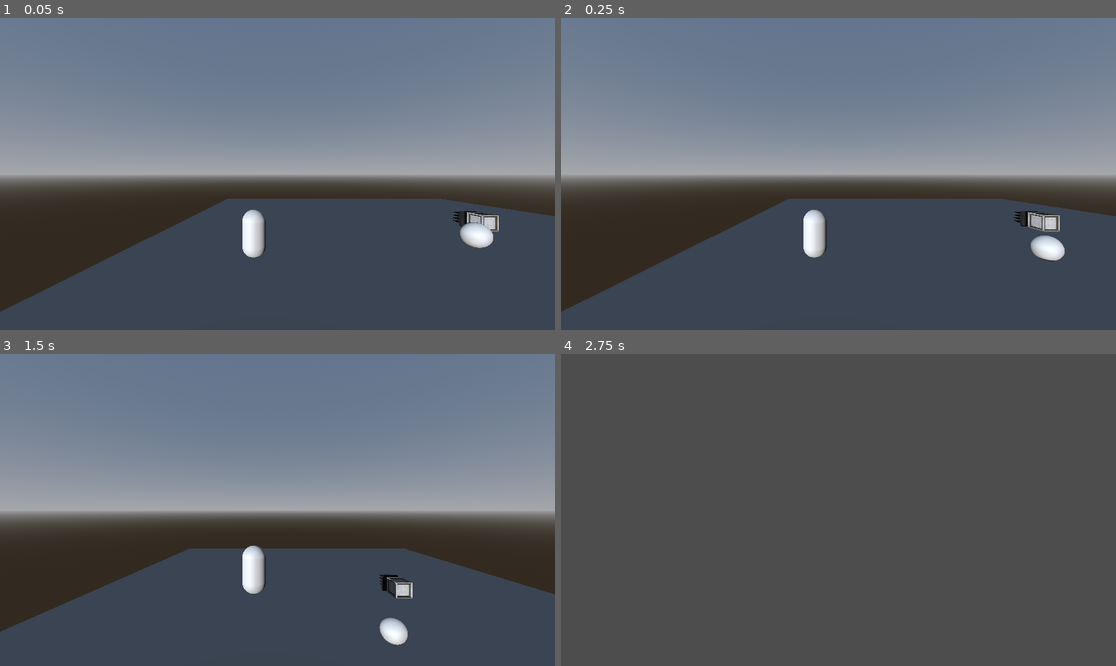
Above: before the commit, frames 1-4 (two rows, left to right).
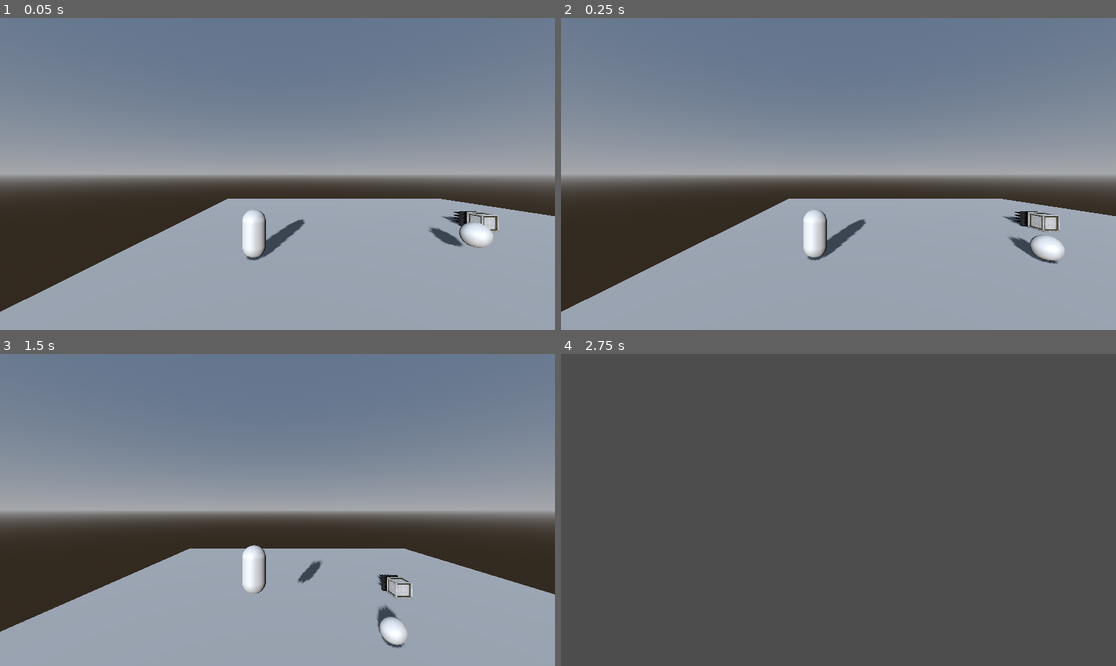
Above: after the commit, the same moments.

Repository: A-CheshireCat/the-switcher-iii
Game: Godot game, scene res://scenes/world.tscn
Two runs of this game, one before a commit and one after it. Both use one fixed random seed, a clock stepped at 60 frames per second and the inputs below.
Inputs:
- Up to frame 1 (0.05 s): no input
- Up to frame 2 (0.25 s): no input
- Up to frame 3 (1.5 s): hold D (move_right) 0.53-1.28 s; tap 1 (mask1) at 0.6 s; tap Space (jump) at 0.77 s; hold Down (ui_down) from 1.28 s (still down); tap 2 (mask2) at 1.35 s
- Up to frame 4 (2.75 s): tap Space (jump) at 1.52 s; release Down (ui_down) at 2.03 s; hold D (move_right) from 2.03 s (still down); tap 3 (mask3) at 2.1 s

The runs differ from the first frame. In frame 1, 32% of the frame differs, in the area x 0-100%, y 57-100%; in frame 2, 32%; in frame 3, 30%; in frame 4, nothing differs.

Commit message:
Enviroment Textures
Model blockout updated with textures.

Diff:
--- a/scenes/world.tscn
+++ b/scenes/world.tscn
@@ -49,7 +49,7 @@
 environment = SubResource("Environment_4wyf3")
 
 [node name="DirectionalLight3D" type="DirectionalLight3D" parent="." unique_id=1177141336]
-transform = Transform3D(0.8983038, 0, -0.43937483, 0, 1, 0, 0.43937483, 0, 0.8983038, -8.180935, 4.10433, 5.5248365)
+transform = Transform3D(0.76883143, 0.51719075, -0.37604782, -0.46459442, 0.8558702, 0.2272406, 0.43937483, 0, 0.8983038, -8.180935, 4.10433, 5.5248365)
 light_energy = 1.634
 shadow_enabled = true
 
Not shown, changed: assets/Enviroment/Base_Endcap_L_2_2.mtl
Not shown, changed: assets/Enviroment/Base_Endcap_L_2_2.obj
Binary file added: assets/Enviroment/Base_Endcap_L_2_2/Level_Tex_01.png
Not shown, added: assets/Enviroment/Base_Endcap_L_2_2/Level_Tex_01.png.import
Binary file added: assets/Enviroment/Base_Endcap_L_2_2/Level_Tex_01_1.png
Not shown, added: assets/Enviroment/Base_Endcap_L_2_2/Level_Tex_01_1.png.import
Not shown, added: assets/Enviroment/Base_Endcap_L_2_4.mtl
Not shown, changed: assets/Enviroment/Base_Endcap_L_2_4.obj
Binary file added: assets/Enviroment/Base_Endcap_L_2_4/Level_Tex_01.png
Not shown, added: assets/Enviroment/Base_Endcap_L_2_4/Level_Tex_01.png.import
Binary file added: assets/Enviroment/Base_Endcap_L_2_4/Level_Tex_01_1.png
Not shown, added: assets/Enviroment/Base_Endcap_L_2_4/Level_Tex_01_1.png.import
(and 108 more such lines)
